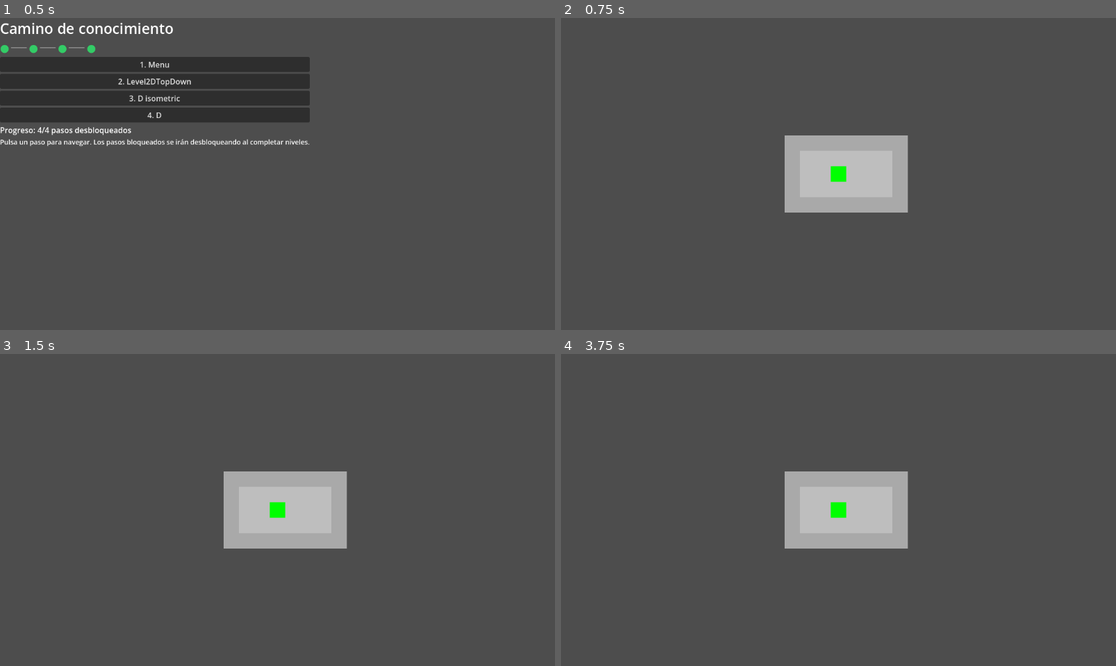
Above: before the commit, frames 1-4 (two rows, left to right).
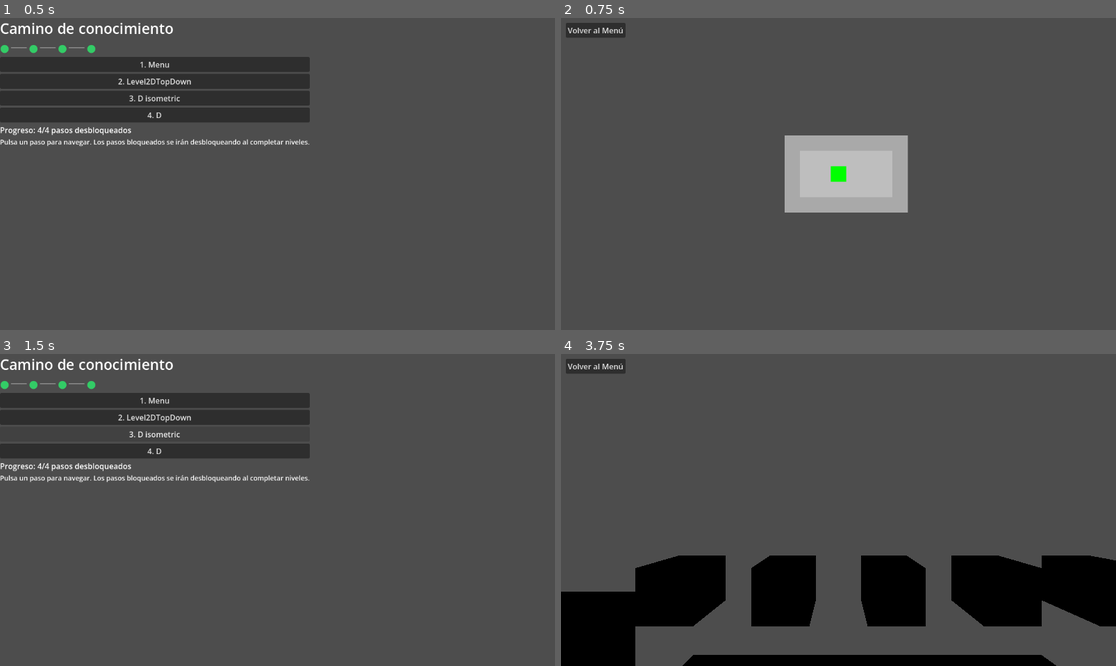
Above: after the commit, the same moments.

Repository: raultm/learn-godot
Game: Godot game, scene res://scenes/001-menu/menu.tscn
Same seed, same stepped clock (60 frames per second), same inputs: the game is played once before the commit and once after it.
Inputs (mouse positions are in pixels of both pictures, inside the frame that each line leads up to):
- Up to frame 1 (0.5 s): no input
- Up to frame 2 (0.75 s): click "2. Level2DTopDown" at 0.5 s
- Up to frame 3 (1.5 s): click (33, 366) at 1.25 s, where only the run after the commit has a clickable "Volver al Menú"
- Up to frame 4 (3.75 s): click (716, 435) at 2 s, where only the run after the commit has a clickable "3. D isometric"; click (594, 366) at 2.75 s, where only the run after the commit has a clickable "Volver al Menú"; click (716, 450) at 3.5 s, where only the run after the commit has a clickable "4. D"

Frame 1 is identical in both runs. In frame 2, 0.5% of the frame differs, in the area x 0-12%, y 1-7%; in frame 3, 15%; in frame 4, 26%, in the area x 0-100%, y 1-100%.

Commit message:
feat: :sparkles: poder volver al menu desde las escenas, export

Diff:
--- a/scenes/002-2d-topdown/level_2d_top_down.gd
+++ b/scenes/002-2d-topdown/level_2d_top_down.gd
@@ -7,6 +7,7 @@
 var grid := []
 var player : CharacterBody2D  # cambiar a CharacterBody2D
 var file_dialog : FileDialog
+var canvas_layer : CanvasLayer
 
 func _ready():
 	if level_path == "" or level_path == null:
@@ -24,6 +25,15 @@
 	file_dialog.file_selected.connect(_on_file_selected)
 	add_child(file_dialog)
 
+	# Botón para volver al menú (en CanvasLayer para que sea fijo en pantalla)
+	self.canvas_layer = CanvasLayer.new()
+	var back_button = Button.new()
+	back_button.text = "Volver al Menú"
+	back_button.position = Vector2(10, 10)
+	back_button.connect("pressed", Callable(self, "_on_back_to_menu"))
+	self.canvas_layer.add_child(back_button)
+	add_child(self.canvas_layer)
+
 func _input(event):
 	if event is InputEventKey and event.keycode == KEY_L and event.pressed:
 		file_dialog.popup()
@@ -35,7 +45,7 @@
 
 func clear_level():
 	for child in get_children():
-		if child != file_dialog:
+		if child != file_dialog and child != canvas_layer:
 			child.queue_free()
 	player = null  # resetear el player
 
@@ -158,3 +168,6 @@
 
 	player.velocity = velocity
 	player.move_and_slide()
+
+func _on_back_to_menu() -> void:
+	get_tree().change_scene_to_file("res://scenes/001-menu/menu.tscn")
--- a/scenes/003-2d-isometric/2d_isometric.gd
+++ b/scenes/003-2d-isometric/2d_isometric.gd
@@ -7,6 +7,7 @@
 var grid := []
 var player : CharacterBody2D
 var file_dialog : FileDialog
+var canvas_layer : CanvasLayer
 
 func _ready() -> void:
 	set_process(true)
@@ -29,6 +30,15 @@
 	file_dialog.filters = ["*.txt"]
 	file_dialog.file_selected.connect(_on_file_selected)
 	add_child(file_dialog)
+
+	# Botón para volver al menú (en CanvasLayer para que sea fijo en pantalla)
+	self.canvas_layer = CanvasLayer.new()
+	var back_button = Button.new()
+	back_button.text = "Volver al Menú"
+	back_button.position = Vector2(10, 10)
+	back_button.connect("pressed", Callable(self, "_on_back_to_menu"))
+	self.canvas_layer.add_child(back_button)
+	add_child(self.canvas_layer)
 
 func _process(delta: float) -> void:
 	if player == null:
@@ -61,7 +71,7 @@
 
 func clear_level() -> void:
 	for child in get_children():
-		if child != file_dialog:
+		if child != file_dialog and child != canvas_layer:
 			child.queue_free()
 	player = null
 
@@ -145,3 +155,6 @@
 	player.add_child(camera)
 
 	add_child(player)
+
+func _on_back_to_menu() -> void:
+	get_tree().change_scene_to_file("res://scenes/001-menu/menu.tscn")
--- a/scenes/004-3d/3d.gd
+++ b/scenes/004-3d/3d.gd
@@ -7,6 +7,7 @@
 var grid := []
 var player : CharacterBody3D
 var file_dialog : FileDialog
+var canvas_layer : CanvasLayer
 
 func _ready() -> void:
 	set_process(true)
@@ -29,6 +30,15 @@
 	file_dialog.filters = ["*.txt"]
 	file_dialog.file_selected.connect(_on_file_selected)
 	add_child(file_dialog)
+
+	# Botón para volver al menú (en CanvasLayer para 3D)
+	self.canvas_layer = CanvasLayer.new()
+	var back_button = Button.new()
+	back_button.text = "Volver al Menú"
+	back_button.position = Vector2(10, 10)
+	back_button.connect("pressed", Callable(self, "_on_back_to_menu"))
+	self.canvas_layer.add_child(back_button)
+	add_child(self.canvas_layer)
 
 func _process(delta: float) -> void:
 	if player == null:
@@ -61,7 +71,7 @@
 
 func clear_level() -> void:
 	for child in get_children():
-		if child != file_dialog:
+		if child != file_dialog and child != canvas_layer:
 			child.queue_free()
 	player = null
 
@@ -145,3 +155,6 @@
 	player.add_child(camera)
 
 	add_child(player)
+
+func _on_back_to_menu() -> void:
+	get_tree().change_scene_to_file("res://scenes/001-menu/menu.tscn")
Not shown, changed: builds/learn-godot.html
Not shown, changed: builds/learn-godot.pck
